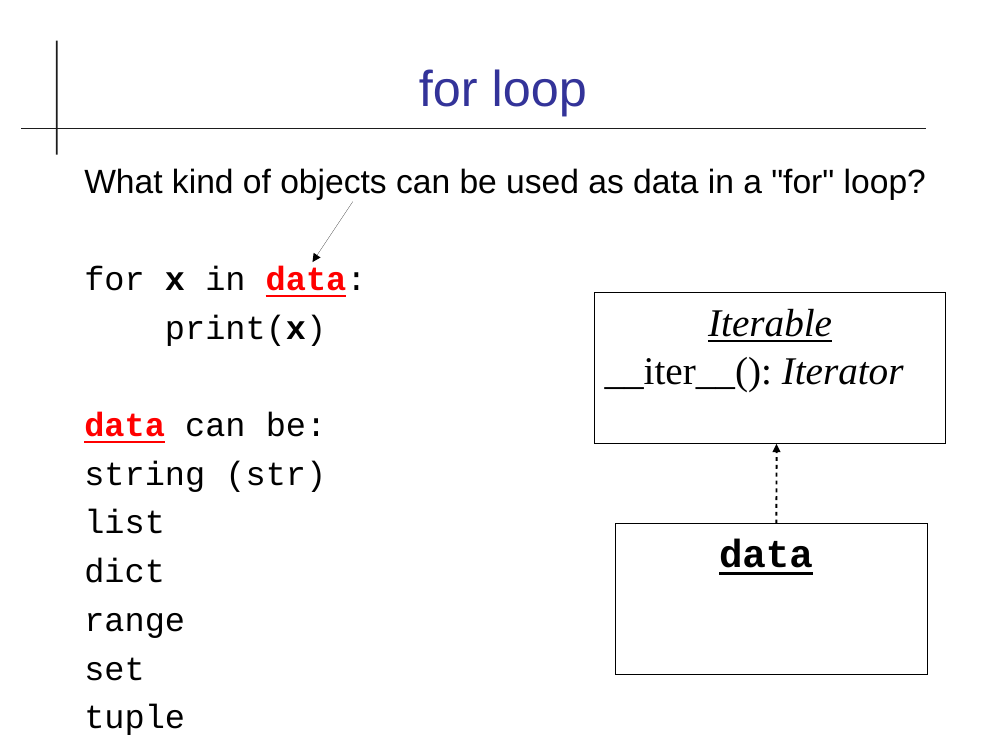
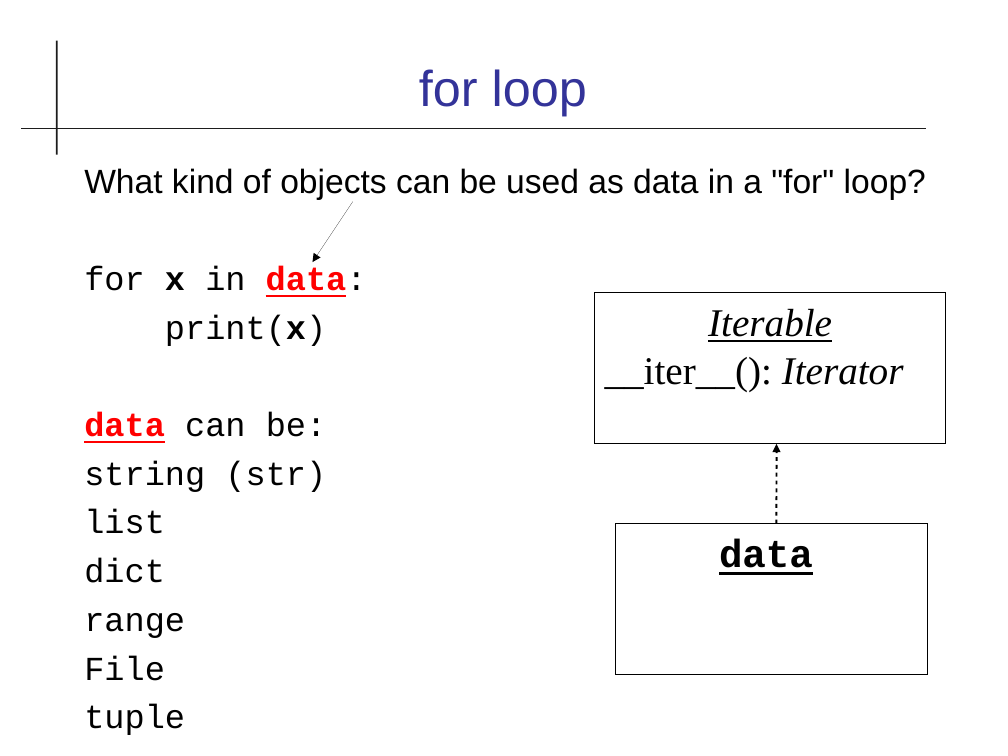
Before and after one commit to cpske/ISP, a slide deck: slide 28 of code-quality/Type-Checking.odp (slide 27 before the commit). Drawn at 1008x756 pixels with LibreOffice and Linux fonts; fonts in the diff are those of the drawing. Boxes give left, top, right and bottom in pixels: in the first picture for what was removed or moved away, otherwise in the second. Text is boxed around its words. In the diff, an @@ line names an element or a change of style, - is before the commit and + after.

```diff
--- a/code-quality/Type-Checking.odp
+++ b/code-quality/Type-Checking.odp
@@ text at (84,655,165,681): text changed @@
-set
+File
```
Also in this commit, not shown: 7 other slides changed, 1 slide added, 2 other files.
